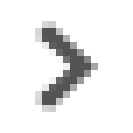
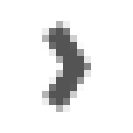
Two versions of the same layered image (133x133). Layer-by-layer changes:
painted on "New Layer" over [35, 21, 98, 112]
